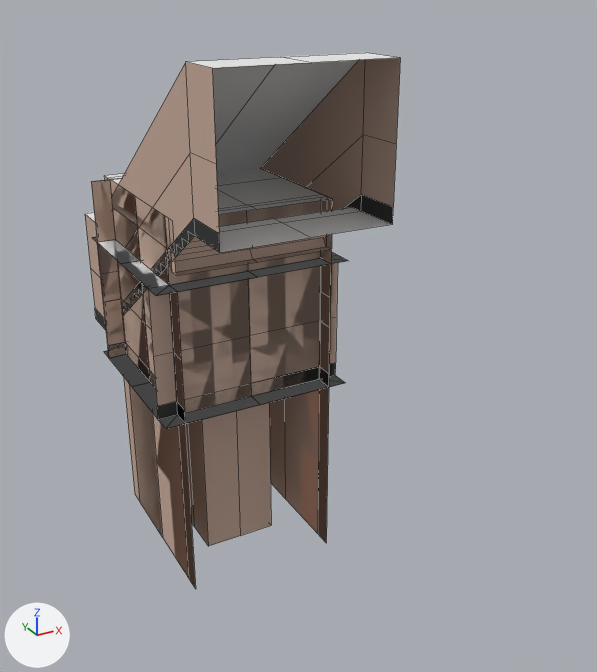
A saved change to the Blender file Assets/3_Prefabs/Laboratory/mesh/labblock.blend.
One viewpoint serves both versions: a 50 mm camera at (-6.39, -15.21, 7.92) aimed at (1.41, -1.03, 0.83). Arrows for +X, +Y and +Z are at lower left; the lights stay in place. Mesh edges are drawn as thin lines.

Objects in the first picture: 'laboratory_path_block_ascend', 'laboratory_path_block_corner', 'laboratory_path_block_junction', 'laboratory_path_block_pitside_center', 'laboratory_path_block_pitside_island', 'laboratory_path_block_pitside_start', 'laboratory_path_block_straight', 'laboratory_path_block_vertical_base', 'laboratory_path_block_vertical_mid', 'laboratory_room_base_corner', 'laboratory_room_bridge_straight', 'laboratory_room_top_corner'.
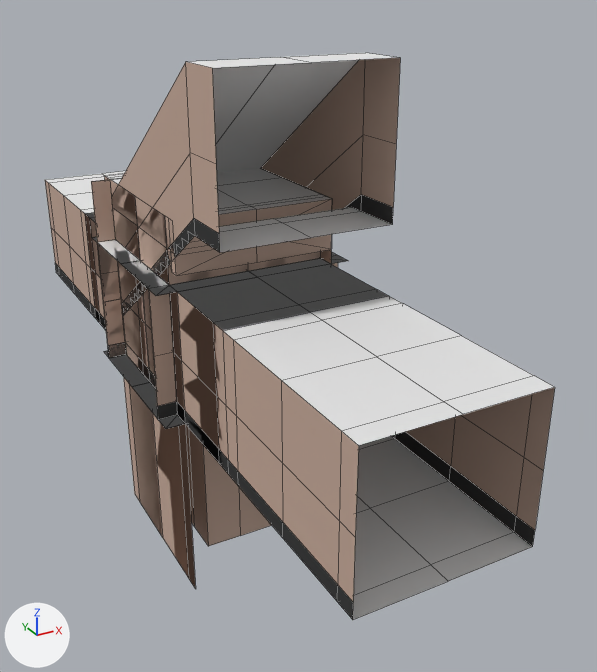
Changed parts and their boxes (x1, y1, x2, y2) in the pictures (597 x 672 px):
'laboratory_path_block_straight_l4', added: after (45, 171, 555, 620)
    faces in mat_plaster_white (beige #c9ae9e): (45, 180, 555, 601)
    faces in mat_roof (white #e7e7e7): (46, 171, 554, 446)
    faces in mat_floor (white #e7e7e7): (353, 436, 532, 620)
    faces in mat_plaster_black (black #424242): (55, 263, 535, 620)
'laboratory_path_block_straight_l2', added: after (85, 213, 386, 465)
    faces in mat_plaster_white (beige #c9ae9e): (85, 214, 228, 456)
    faces in mat_roof (white #e7e7e7): (85, 213, 386, 327)
part 1 of me_cube_021, added: after (175, 199, 332, 276)
'laboratory_path_block_vertical_mid', unchanged, covered by the edit: before (110, 180, 321, 413); after (110, 182, 321, 388)
'laboratory_path_block_vertical_base', unchanged, covered by the edit: before (110, 181, 321, 394); after (110, 180, 321, 325)

Patch to the scene script:
```diff
--- a/Assets/3_Prefabs/Laboratory/mesh/labblock.blend.py
+++ b/Assets/3_Prefabs/Laboratory/mesh/labblock.blend.py
@@ me_cube_021 @@
 me_cube_021.from_pydata(...)  # 42 vertices, 36 faces; spans x -1.6..1.6, y -2.0..2.0, z 3.0..4.0
 # used by ob_laboratory_room_bridge_straight; location = (0.0, 0.0, 0.0)
 # verts and faces of me_cube_021; kept vertices keep their numbers, new ones are numbered from 42
 # before: 6 (-1.6, -2.0, 3.0) at pixel (176, 275), 7 (0.0, -2.0, 3.0) at pixel (257, 262), 8 (0.0, -2.0, 4.0) at pixel (256, 209), 9 (1.6, -2.0, 3.0) at pixel (331, 249), 10 (1.6, -2.0, 4.0) at pixel (332, 198)
 # before: 11 (-1.6, -2.0, 4.0) at pixel (172, 221)
+# me_cube_021 part 1
+verts[43] = (0.0, -2.0, 3.5)
+faces += [(7, 9, 43), (9, 10, 43), (8, 43, 10), (8, 11, 43), (6, 43, 11), (6, 7, 43)]  # mat_plaster_white (beige #c9ae9e)
 me_cube_021.materials.append(mat_plaster_white)
@@ me_cube_023 @@
+me_cube_023.from_pydata(...)  # 170 vertices, 160 faces; spans x -1.6..1.6, y -8.0..8.0, z 0.0..2.7
+# faces by material slot: [64, 32, 32, 32]
+me_cube_023.materials.append(mat_plaster_white)  # beige #c9ae9e
+me_cube_023.materials.append(mat_plaster_black)  # black #424242
+me_cube_023.materials.append(mat_floor)  # white #e7e7e7
+me_cube_023.materials.append(mat_roof)  # white #e7e7e7
@@ me_cube_011 @@
+me_cube_011.from_pydata(...)  # 90 vertices, 80 faces; spans x -1.6..1.6, y -4.0..4.0, z 0.0..2.7
+# faces by material slot: [32, 16, 16, 16]
+me_cube_011.materials.append(mat_plaster_white)  # beige #c9ae9e
+me_cube_011.materials.append(mat_plaster_black)  # black #424242
+me_cube_011.materials.append(mat_floor)  # white #e7e7e7
+me_cube_011.materials.append(mat_roof)  # white #e7e7e7
@@ ob_laboratory_path_block_straight_l4 @@
+ob_laboratory_path_block_straight_l4 = bpy.data.objects.new('laboratory_path_block_straight_l4', me_cube_023)
+ob_laboratory_path_block_straight_l4.location = (0.0, 0.0, 0.0)
@@ ob_laboratory_path_block_straight_l2 @@
+ob_laboratory_path_block_straight_l2 = bpy.data.objects.new('laboratory_path_block_straight_l2', me_cube_011)
+ob_laboratory_path_block_straight_l2.location = (0.0, 0.0, 0.0)
```
